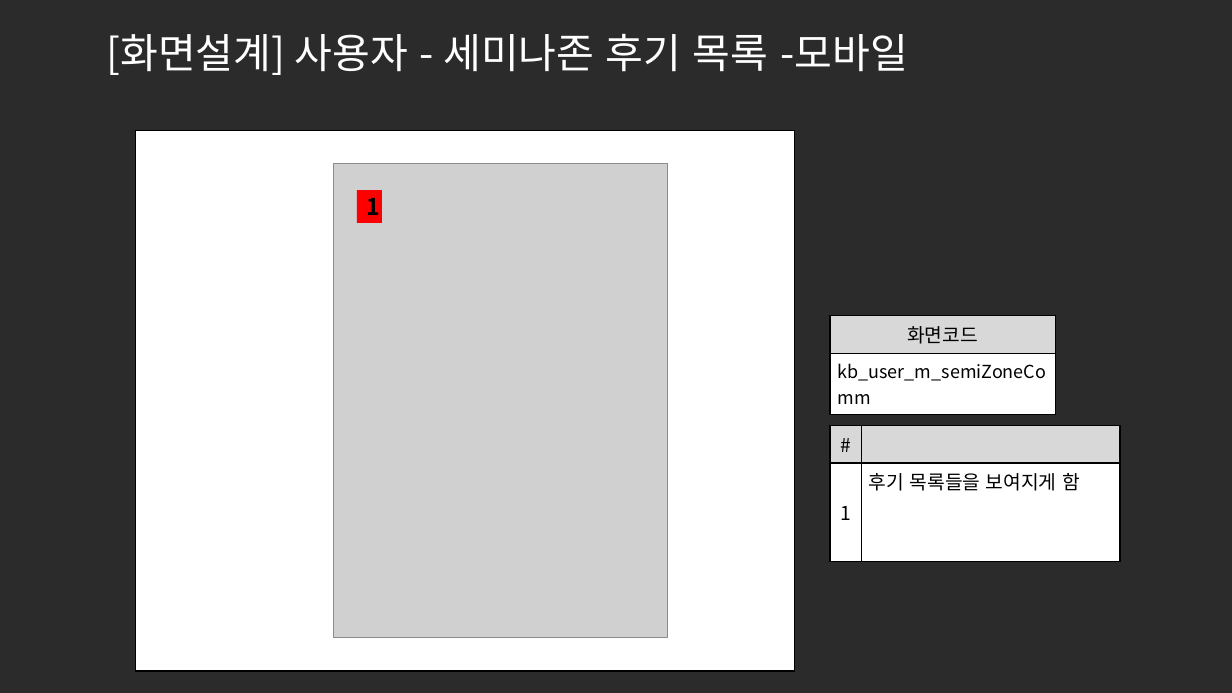
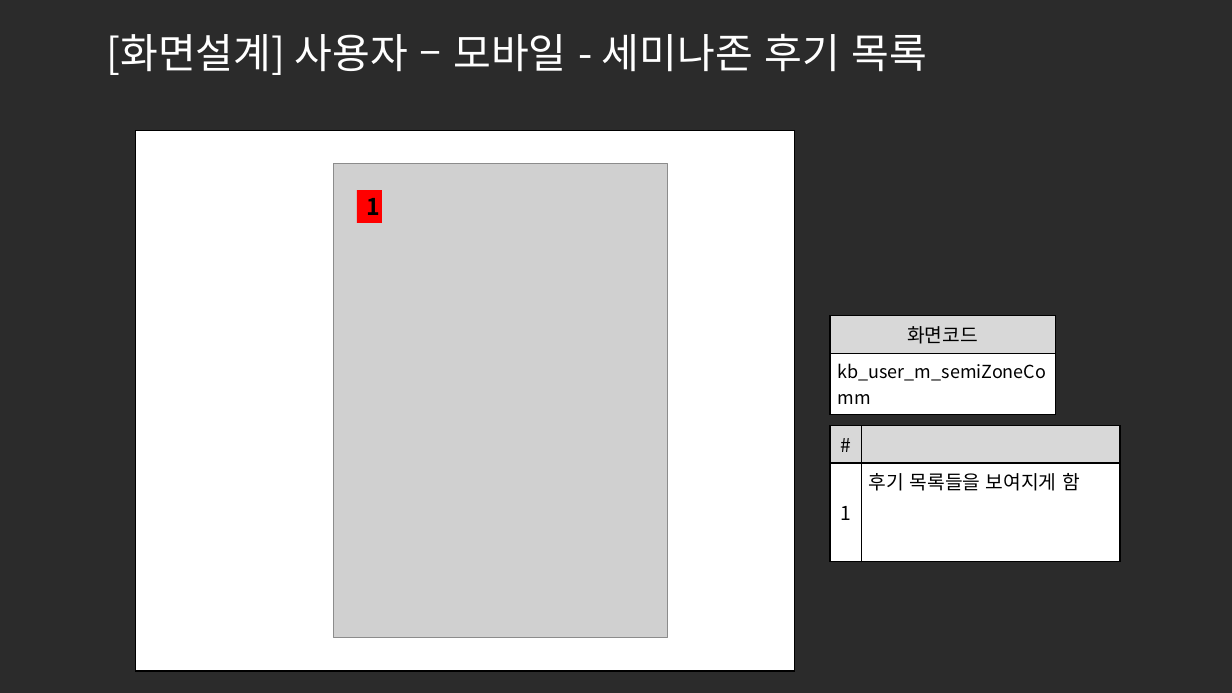
Before and after one commit to ezenteam2/e-Zone, a slide deck: slide 13 of 0 발표용 파워포인트/project05 - 파워포인트 종합 - 기범.pptx. Drawn at 1232x693 pixels with LibreOffice and Linux fonts; fonts in the diff are those of the drawing; grey boxes stand for pictures; background and template pictures are left out; a plain dark background stands for a picture behind light text. Boxes give left, top, right and bottom in pixels: in the first picture for what was removed or moved away, otherwise in the second. Text is boxed around its words. In the diff, an @@ line names an element or a change of style, - is before the commit and + after.

```diff
--- a/0 발표용 파워포인트/project05 - 파워포인트 종합 - 기범.pptx
+++ b/0 발표용 파워포인트/project05 - 파워포인트 종합 - 기범.pptx
@@ title at [106, 34, 928, 75]: text changed @@
-[화면설계] 사용자 - 세미나존 후기 목록 -모바일
+[화면설계] 사용자 – 모바일 - 세미나존 후기 목록
```
Also in this commit, not shown: 16 other slides changed, 5 other files.
